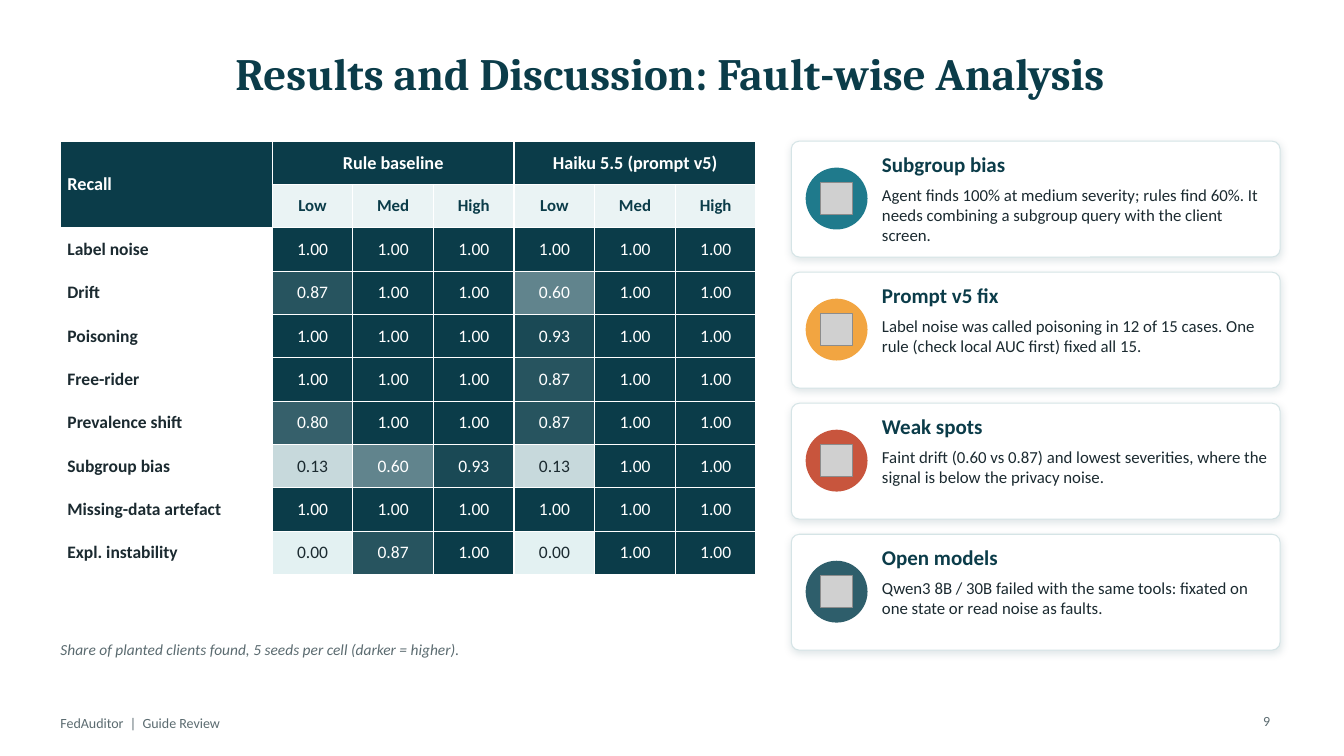
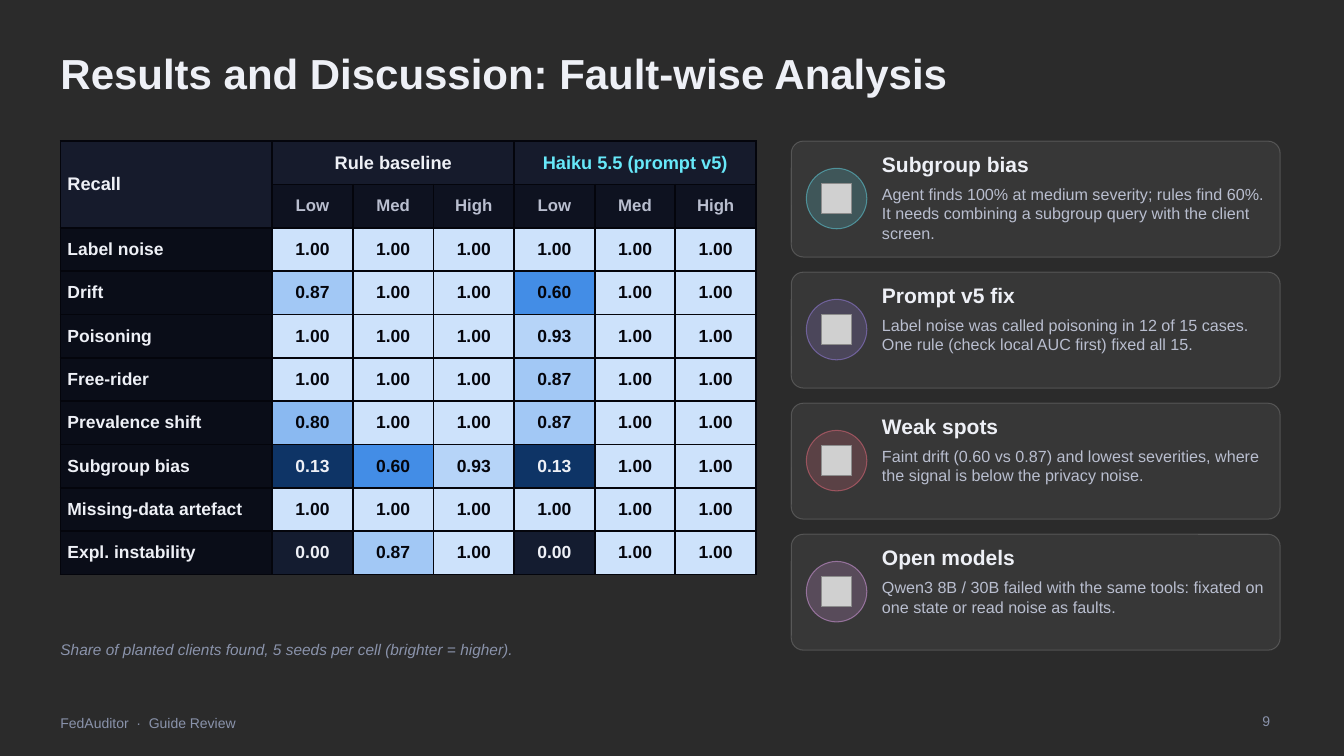
Before and after one commit to sanjayimmanuel24/Fedauditor, a slide deck: slide 9 of docs/presentation/FedAuditor_Guide_Review.pptx. Drawn at 1344x756 pixels with LibreOffice and Linux fonts; fonts in the diff are those of the drawing; grey boxes stand for pictures; background and template pictures are left out; a plain dark background stands for a picture behind light text. Boxes give left, top, right and bottom in pixels: in the first picture for what was removed or moved away, otherwise in the second. Text is boxed around its words. In the diff, an @@ line names an element or a change of style, - is before the commit and + after.

```diff
--- a/docs/presentation/FedAuditor_Guide_Review.pptx
+++ b/docs/presentation/FedAuditor_Guide_Review.pptx
@@ background #FFFFFF to picture (left out) @@
@@ title "Results and Discussion: Fault-wise Analysis" at (60, 58, 947, 97): size 32 to 30 pt, font Cambria to Arial, text colour #0B3C49 to #EEF0F6; alignment centre to left @@
@@ table at (60, 141, 756, 566) @@
@@ fill #0B3C49 to #161B2C in 3 cells @@
@@ fill #EAF3F4 to #0E1220 in 6 cells @@
@@ fill #FFFFFF to #0A0D18 in 8 cells @@
@@ fill #0B3C49 to #CDE2FB in 35 cells @@
@@ fill #27545F to #A2C8F5 in 4 cells @@
@@ fill #61848D to #438DE6 in 2 cells @@
@@ fill #1A4955 to #B6D4F8 in 2 cells @@
@@ fill #36606B to #8AB9F1 in row 7, column 2 @@
@@ fill #C7D9DC to #0E3466 in 2 cells @@
@@ fill #E3F1F2 to #141C30 in 2 cells @@
@@ font Calibri to Arial @@
@@ text colour #FFFFFF to #EEF0F6 in "Recall", "Rule baseline" @@
@@ text colour #FFFFFF to #67E8F9 in "Haiku 5.5 (prompt v5)" @@
@@ text colour #0B3C49 to #B9BECF in "Low", "Med", "High", "Low" and 2 more places @@
@@ text colour #1B2A30 to #EEF0F6 in "Label noise", "Drift", "Poisoning", "Free-rider" and 8 more places @@
@@ text colour #FFFFFF to #04050C in "1.00", "1.00", "1.00", "1.00" and 40 more places @@
@@ bold on in "1.00", "1.00", "1.00", "1.00" and 44 more places @@
@@ borders changed @@
@@ ellipse at (807, 168, 867, 229): fill #1F7A8C to #67E8F9 at 18% opacity; outline #1F7A8C 1 pt to #67E8F9 0.75 pt @@
@@ ellipse at (807, 299, 867, 360): fill #F2A541 to #A78BFA at 18% opacity; outline #F2A541 1 pt to #A78BFA 0.75 pt @@
@@ ellipse at (807, 431, 867, 491): fill #C8553D to #FB7185 at 18% opacity; outline #C8553D 1 pt to #FB7185 0.75 pt @@
@@ fill #FFFFFF to #FFFFFF at 6% opacity; outline #D5E4E6 0.75 pt to #FFFFFF 0.75 pt; shadow off; proportions changed in 4 elements at (791, 141, 1280, 257), (791, 272, 1280, 388), (791, 403, 1280, 519), (791, 534, 1280, 650) @@
@@ ellipse at (807, 562, 867, 622): fill #2E5E6B to #F0ABFC at 18% opacity; outline #2E5E6B 1 pt to #F0ABFC 0.75 pt @@
@@ font Calibri to Arial, text colour #0B3C49 to #EEF0F6 in 4 elements at (882, 156, 1029, 176), (882, 287, 1014, 307), (882, 418, 998, 438), (882, 549, 1014, 569) @@
@@ size 12 to 11.5 pt, font Calibri to Arial, text colour #1B2A30 to #B9BECF in 4 elements at (882, 188, 1264, 239), (882, 319, 1249, 354), (882, 450, 1259, 485), (882, 581, 1264, 613) @@
@@ text at (60, 644, 512, 658): text changed; font Calibri to Arial; text colour #5B6B70 to #8A93AB @@
-Share of planted clients found, 5 seeds per cell (darker = higher).
+Share of planted clients found, 5 seeds per cell (brighter = higher).
@@ text at (60, 718, 236, 728): text changed; font Calibri to Arial; text colour #5B6B70 to #8A93AB @@
-FedAuditor | Guide Review
+FedAuditor · Guide Review
@@ page number at (1262, 716, 1270, 726): font Calibri to Arial, text colour #5B6B70 to #8A93AB @@
```
Also in this commit, not shown: 11 other slides changed, 24 other files.
